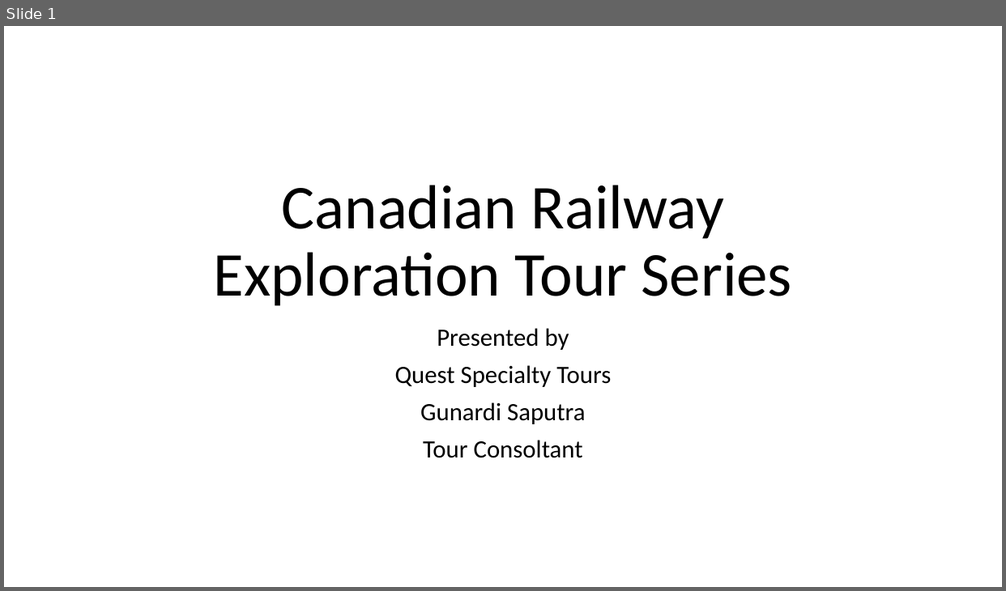
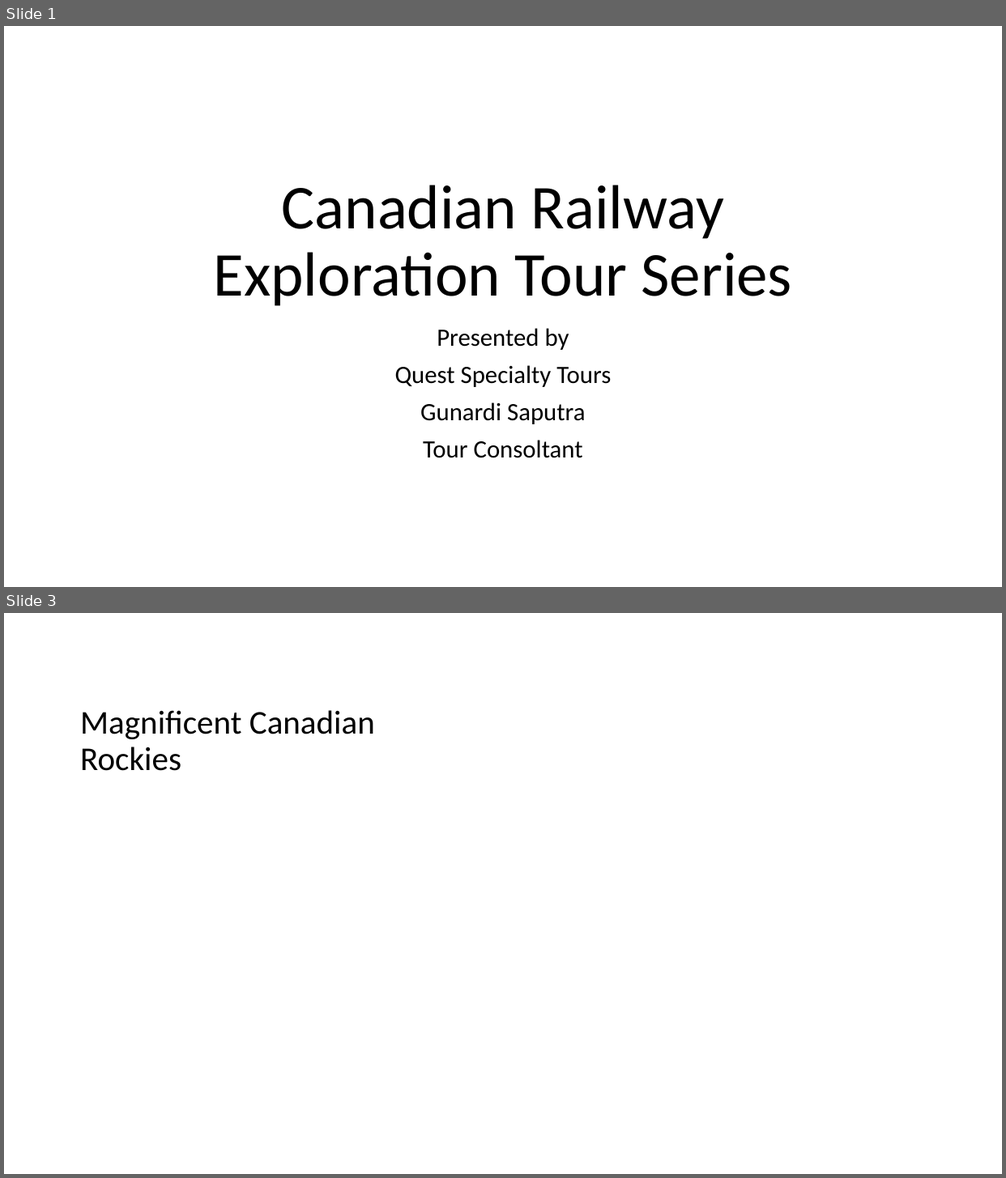
Before and after one commit to pythoncoder999/microsoftOffice2013, a slide deck: Access-2013/Access Unit A/PPT A-QST.pptx. Shown one above the other, each under a label of ours: slide 1 before the commit, slides 1 and 3 after it; the slides between them are not shown. The pictures are 1006x591 and 1006x1178 pixels, drawn with LibreOffice and Linux fonts; fonts in the diff are those of the drawing. Boxes give left, top, right and bottom in pixels: in the first picture for what was removed or moved away, otherwise in the second. Text is boxed around its words. In the diff, an @@ line names an element or a change of style, - is before the commit and + after.

```diff
--- a/Access-2013/Access Unit A/PPT A-QST.pptx
+++ b/Access-2013/Access Unit A/PPT A-QST.pptx
@@ slide 3 added at (x1=4, y1=613, x2=1002, y2=1174), background #FFFFFF @@
@@ title added at (x1=80, y1=710, x2=375, y2=771), 32 pt, text #000000 @@
+Magnificent Canadian Rockies
```
Also in this commit, not shown: 1 other slide added.
